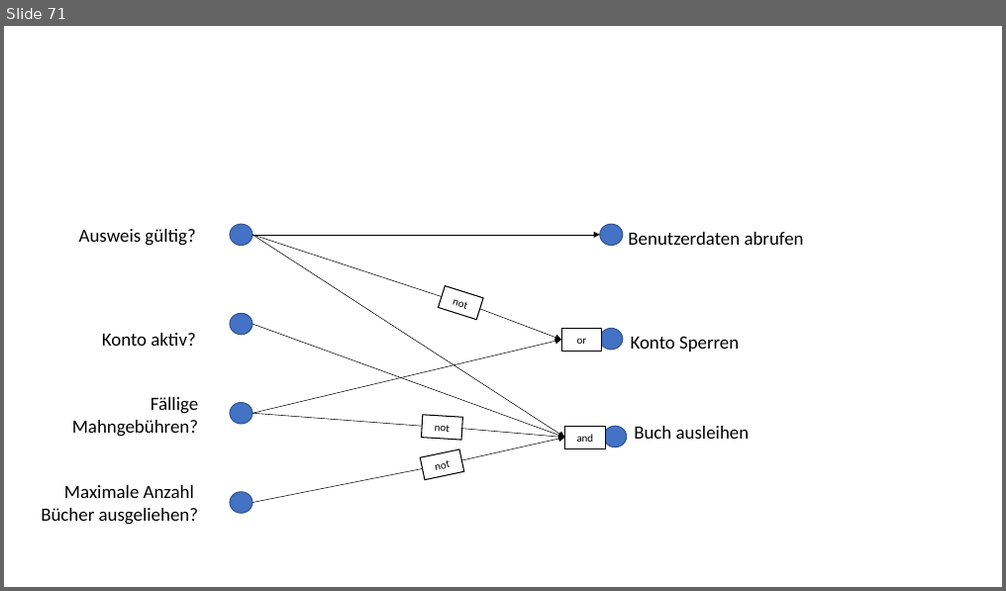
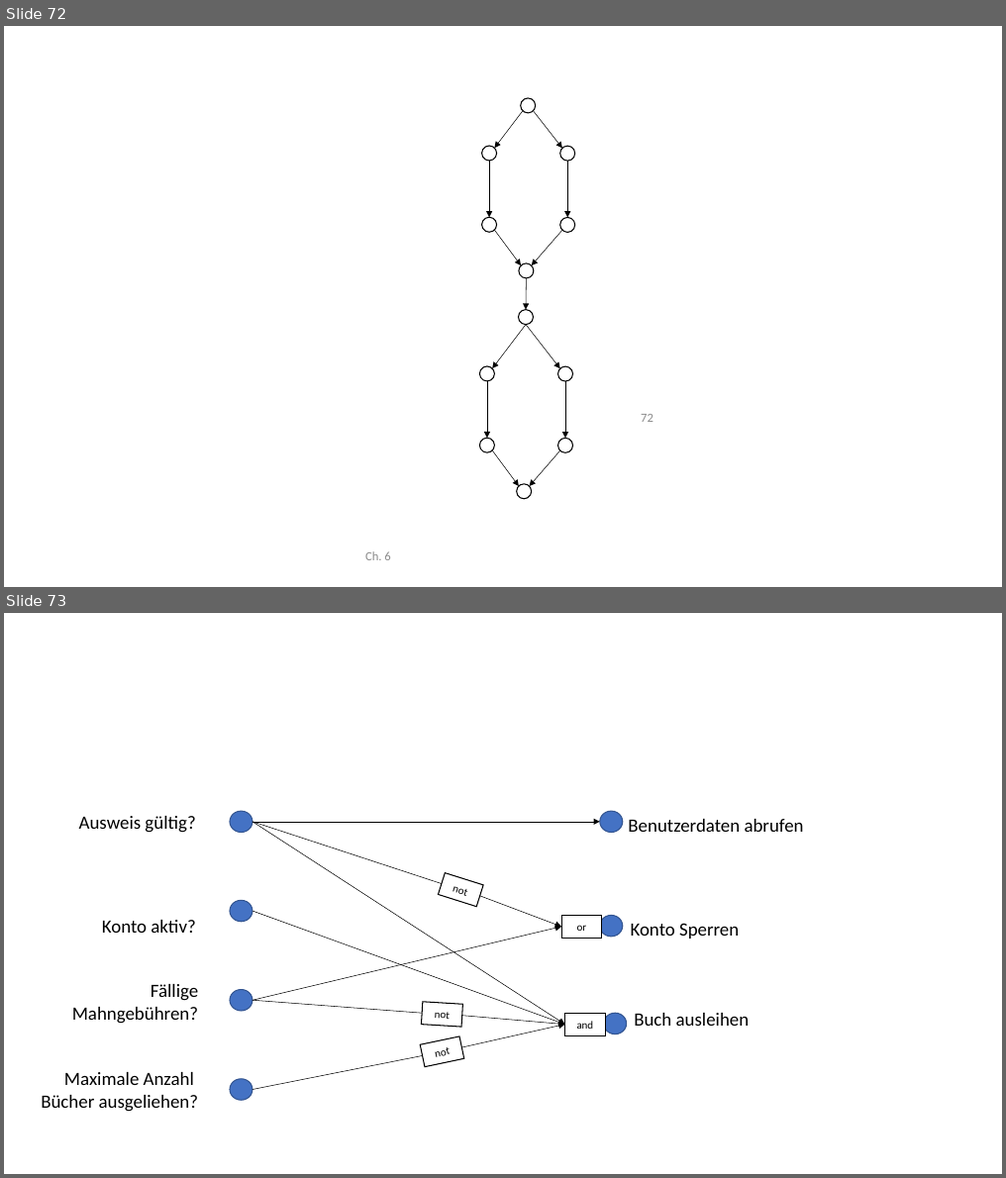
Before and after one commit to unibas-marcelluethi/software-engineering, a slide deck: docs/slides/drawings/graphics.pptx. Shown one above the other, each under a label of ours: slide 71 before the commit, slides 72 and 73 after it. The pictures are 1006x591 and 1006x1178 pixels, drawn with LibreOffice and Linux fonts; fonts in the diff are those of the drawing. Boxes give left, top, right and bottom in pixels: in the first picture for what was removed or moved away, otherwise in the second. Text is boxed around its words. In the diff, an @@ line names an element or a change of style, - is before the commit and + after.

```diff
--- a/docs/slides/drawings/graphics.pptx
+++ b/docs/slides/drawings/graphics.pptx
@@ slide 72 added at (4, 26, 1002, 587), background #FFFFFF @@
@@ group added at (479, 98, 575, 499): 13 arrows, 12 ellipses @@
@@ page number added at (641, 414, 653, 422), 12 pt, text #8C8C8C @@
+72
@@ text added at (365, 552, 390, 561), 12 pt, text #8C8C8C @@
+Ch. 6
@@ what was slide 71 is now slide 73 @@
```
Also in this commit, not shown: 1 other slide added, 5 other files.
